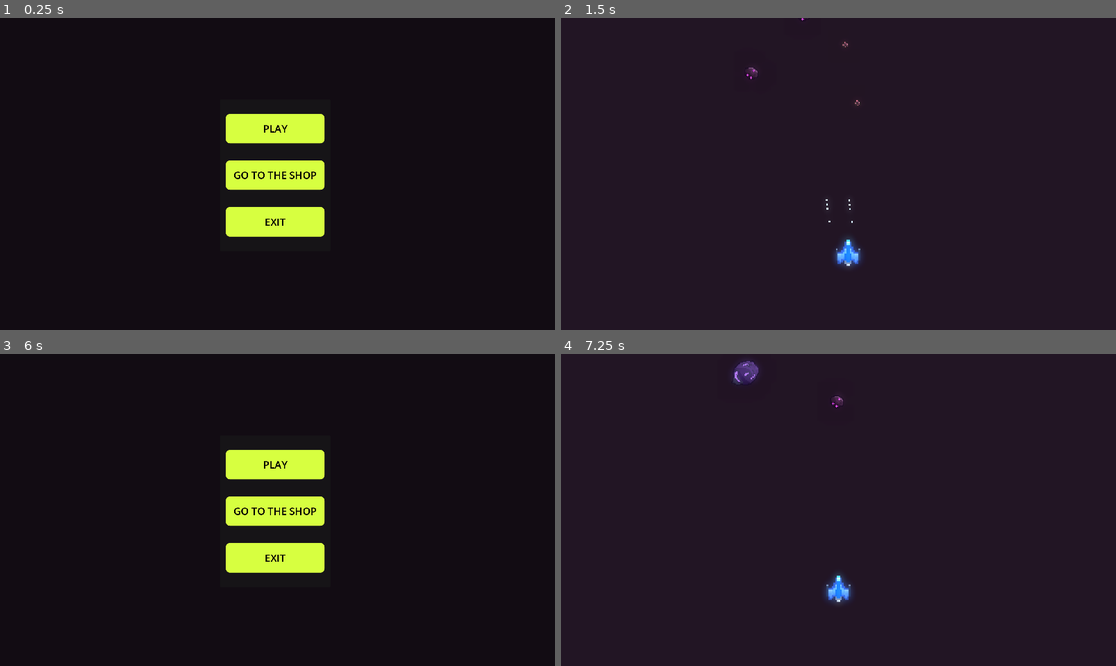
Above: before the commit, frames 1-4 (two rows, left to right).
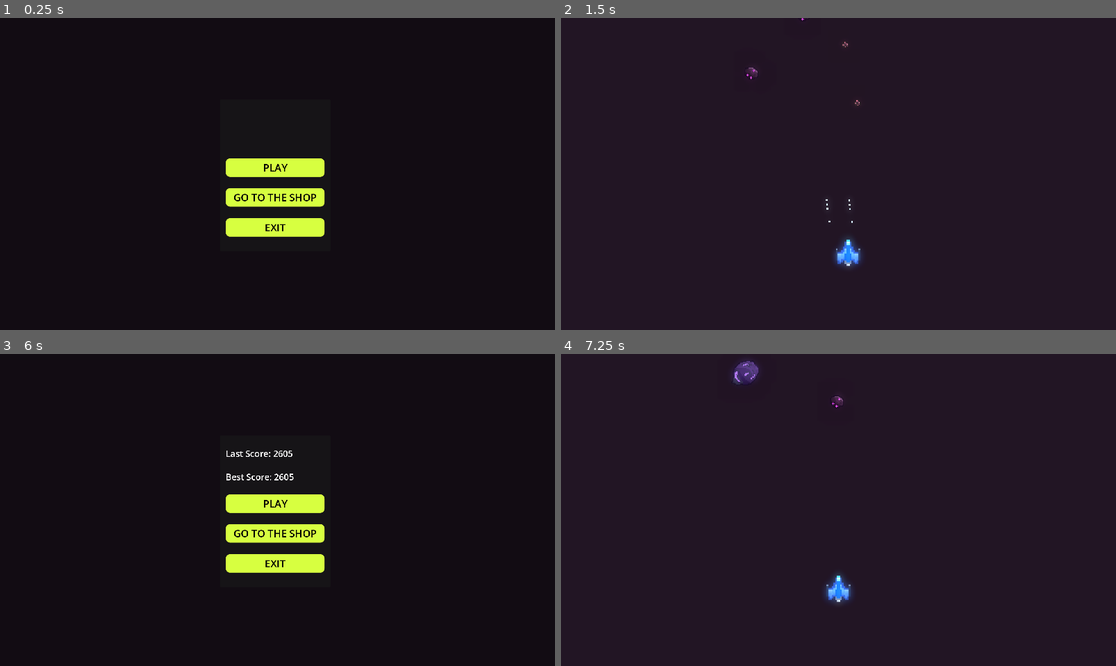
Above: after the commit, the same moments.

Repository: kir-55/StatekKosmiczny
Game: Godot game, scene res://menus/play.tscn
Same seed, same stepped clock (60 frames per second), same inputs: the game is played once before the commit and once after it.
Inputs (mouse positions are in pixels of both pictures, inside the frame that each line leads up to):
- Up to frame 1 (0.25 s): no input
- Up to frame 2 (1.5 s): click "PLAY" at 0.5 s; move the mouse to (960, 158) at 1.27 s; press the mouse at (960, 158) at 1.28 s; hold Right (right) from 1.28 s (still down)
- Up to frame 3 (6 s): move the mouse to (166, 525) at 2.02 s; release Right (right) at 2.03 s; release the mouse at (166, 525) at 2.03 s; hold A (left) 2.03-2.78 s; click (166, 525) at 2.1 s; move the mouse to (333, 441) at 2.77 s; press the mouse at (333, 441) at 2.78 s; hold Right (right) 2.78-4.28 s; move the mouse to (249, 572) at 3.52 s; release the mouse at (249, 572) at 3.53 s; click (249, 572) at 3.6 s; move the mouse to (444, 556) at 4.27 s; press the mouse at (444, 556) at 4.28 s; hold A (left) from 4.28 s (still down); move the mouse to (111, 463) at 5.02 s; release the mouse at (111, 463) at 5.03 s; click (111, 463) at 5.1 s; move the mouse to (305, 510) at 5.77 s; press the mouse at (305, 510) at 5.78 s
- Up to frame 4 (7.25 s): release A (left) at 6.5 s; release the mouse at (866, 510) at 6.5 s; click "PLAY" at 6.5 s

The runs differ from the first frame. In frame 1, 4.2% of the frame differs, in the area x 40-59%, y 30-69%; in frame 2, nothing differs; in frame 3, 4.2%; in frame 4, nothing differs.

Commit message:
SCORE ADDED

Diff:
--- a/menus/play.tscn
+++ b/menus/play.tscn
@@ -1,9 +1,15 @@
-[gd_scene load_steps=3 format=3 uid="uid://ctqs3kri2prnb"]
+[gd_scene load_steps=5 format=3 uid="uid://ctqs3kri2prnb"]
 
 [ext_resource type="Theme" uid="uid://dalxhu26t2fae" path="res://themes/menu.tres" id="1_5vqd1"]
 [ext_resource type="Script" path="res://scripts/menus/play.gd" id="1_h8igv"]
 
-[node name="PlayMenu" type="Panel"]
+[sub_resource type="LabelSettings" id="LabelSettings_m7jtq"]
+font_size = 30
+
+[sub_resource type="LabelSettings" id="LabelSettings_pg0e7"]
+font_size = 30
+
+[node name="PlayMenu" type="Panel" node_paths=PackedStringArray("best_label", "last_label")]
 anchors_preset = 8
 anchor_left = 0.5
 anchor_top = 0.5
@@ -17,9 +23,12 @@
 grow_vertical = 2
 theme = ExtResource("1_5vqd1")
 script = ExtResource("1_h8igv")
+best_label = NodePath("MarginContainer/VBoxContainer/Label2")
+last_label = NodePath("MarginContainer/VBoxContainer/Label")
 
 [node name="MarginContainer" type="MarginContainer" parent="."]
 layout_mode = 0
+offset_top = -9.0
 offset_right = 382.0
 offset_bottom = 525.0
 theme_override_constants/margin_left = 20
@@ -30,13 +39,31 @@
 [node name="VBoxContainer" type="VBoxContainer" parent="MarginContainer"]
 layout_mode = 2
 
+[node name="Label" type="Label" parent="MarginContainer/VBoxContainer"]
+layout_mode = 2
+label_settings = SubResource("LabelSettings_m7jtq")
+
+[node name="Control4" type="Control" parent="MarginContainer/VBoxContainer"]
+layout_mode = 2
+size_flags_vertical = 3
+size_flags_stretch_ratio = 0.5
+
+[node name="Label2" type="Label" parent="MarginContainer/VBoxContainer"]
+layout_mode = 2
+label_settings = SubResource("LabelSettings_pg0e7")
+
+[node name="Control" type="Control" parent="MarginContainer/VBoxContainer"]
+layout_mode = 2
+size_flags_vertical = 3
+size_flags_stretch_ratio = 0.5
+
 [node name="PlayButton" type="Button" parent="MarginContainer/VBoxContainer"]
 layout_mode = 2
 size_flags_vertical = 3
 theme_override_font_sizes/font_size = 35
 text = "PLAY"
 
-[node name="Control" type="Control" parent="MarginContainer/VBoxContainer"]
+[node name="Control3" type="Control" parent="MarginContainer/VBoxContainer"]
 layout_mode = 2
 size_flags_vertical = 3
 size_flags_stretch_ratio = 0.5
--- a/scripts/asteroid.gd
+++ b/scripts/asteroid.gd
@@ -32,4 +32,7 @@
 	if body.is_in_group("asteroid"):
 		queue_free()
 	elif body.is_in_group("player"):
+		GlobalVariables.player_last_score = body.global_position.y * -1
+		if GlobalVariables.player_last_score > GlobalVariables.player_best_score:
+			GlobalVariables.player_best_score = GlobalVariables.player_last_score
 		get_tree().change_scene_to_file("res://menus/play.tscn")
--- a/scripts/global_variables.gd
+++ b/scripts/global_variables.gd
@@ -1,3 +1,5 @@
 extends Node
 
-@export var pixels_scale = 6
+@export var pixels_scale: int = 6
+@export var player_best_score: int = 0
+@export var player_last_score: int = 0
--- a/scripts/menus/play.gd
+++ b/scripts/menus/play.gd
@@ -1,4 +1,14 @@
 extends Panel
+
+@export var best_label: Label
+@export var last_label: Label
+
+func _ready():
+	if GlobalVariables.player_best_score != 0:
+		best_label.text = "Best Score: " + str(GlobalVariables.player_best_score)
+	if GlobalVariables.player_last_score != 0:
+		last_label.text = "Last Score: " + str(GlobalVariables.player_last_score)
+
 
 func _on_play_button_pressed():
 	get_tree().change_scene_to_file("res://game.tscn")
